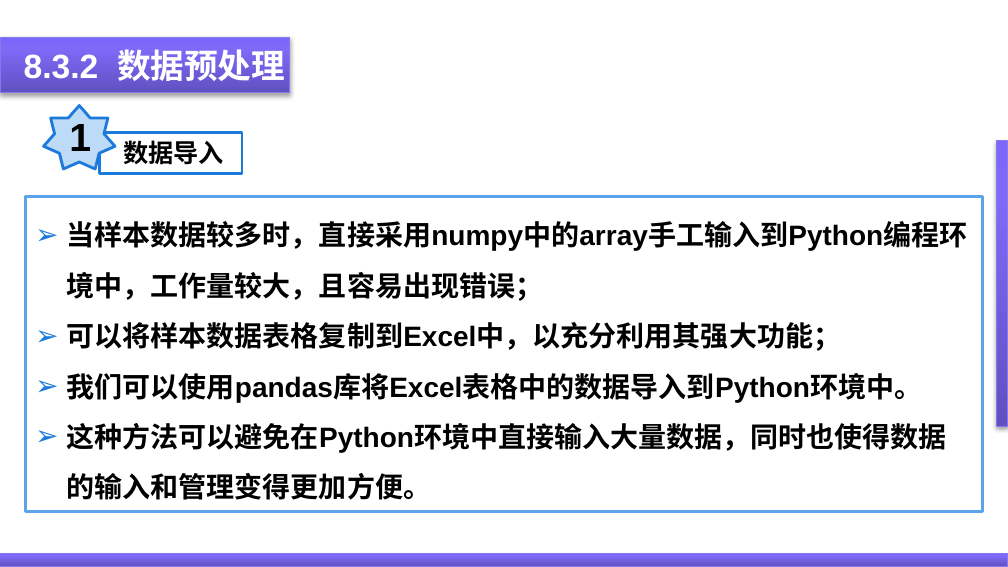
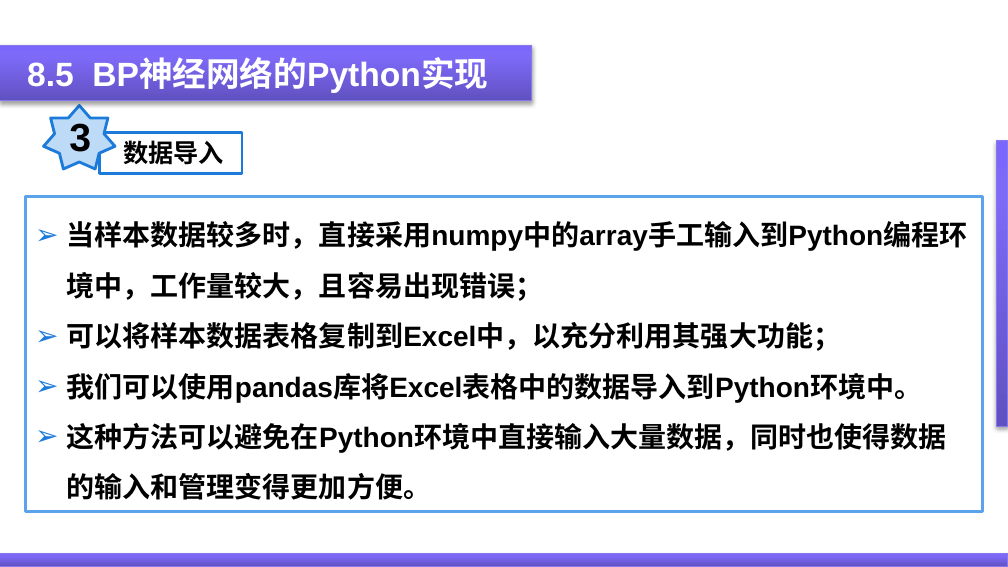
Before and after one commit to ygydq/zncgqjssg, a slide deck: slide 38 of PPT/第8章 神经网络及其在智能传感器系统中的应用.pptx (slide 30 before the commit). Drawn at 1008x567 pixels with LibreOffice and Linux fonts; fonts in the diff are those of the drawing. Boxes give left, top, right and bottom in pixels: in the first picture for what was removed or moved away, otherwise in the second. Text is boxed around its words. In the diff, an @@ line names an element or a change of style, - is before the commit and + after.

```diff
--- a/PPT/第8章 神经网络及其在智能传感器系统中的应用.pptx
+++ b/PPT/第8章 神经网络及其在智能传感器系统中的应用.pptx
@@ rectangle: place and size @@
-rectangle at (0, 37, 289, 93)
+rectangle at (0, 45, 532, 101)
@@ text removed at (24, 49, 285, 87) @@
-8.3.2 数据预处理
@@ text added at (27, 59, 488, 93), 24 pt, text #FFFFFF, bold @@
+8.5 BP神经网络的Python实现
@@ text in star at (69, 123, 91, 152): text changed @@
-1
+3
```
Also in this commit, not shown: 19 other slides changed, 9 slides added, 7 slides removed.
